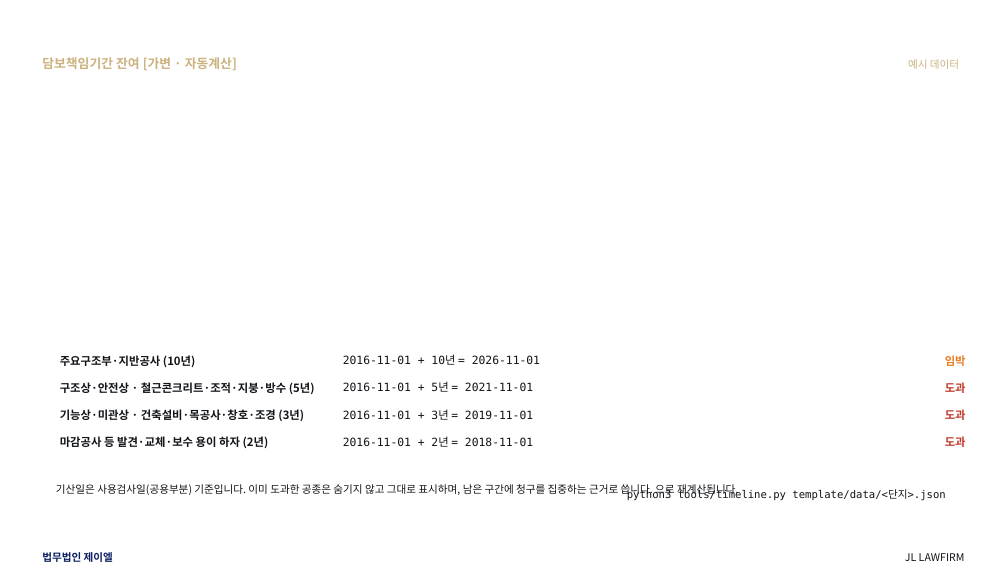
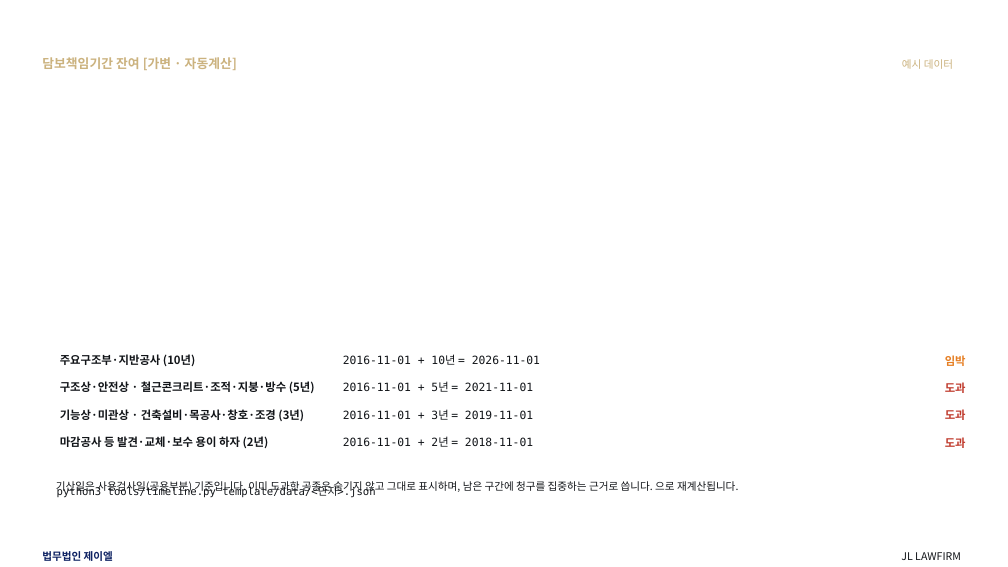
Before and after one commit to kingjin77-rgb/jl-magazine, a slide deck: slide 38 of template/design/preview/JL_하자소송_기본제안서.pptx. Drawn at 1008x567 pixels with LibreOffice and Linux fonts; fonts in the diff are those of the drawing; background and template pictures are left out. Boxes give left, top, right and bottom in pixels: in the first picture for what was removed or moved away, otherwise in the second. Text is boxed around its words. In the diff, an @@ line names an element or a change of style, - is before the commit and + after.

```diff
--- a/template/design/preview/JL_하자소송_기본제안서.pptx
+++ b/template/design/preview/JL_하자소송_기본제안서.pptx
@@ text "예시 데이터": place and size @@
-text "예시 데이터" at [908, 59, 959, 69]
+text "예시 데이터" at [902, 59, 953, 69]
@@ text "기산일은 사용검사일(공용부분) 기준입니다. 이미 도과한 ...": place and size @@
-text "기산일은 사용검사일(공용부분) 기준입니다. 이미 도과한 ..." at [56, 484, 738, 497]
+text "기산일은 사용검사일(공용부분) 기준입니다. 이미 도과한 ..." at [56, 480, 738, 494]
@@ text "python3 tools/timeline.py template/data/<단지>.json": place and size @@
-text "python3 tools/timeline.py template/data/<단지>.json" at [627, 490, 945, 501]
+text "python3 tools/timeline.py template/data/<단지>.json" at [57, 487, 375, 498]
@@ text "JL LAWFIRM": place and size @@
-text "JL LAWFIRM" at [905, 553, 965, 561]
+text "JL LAWFIRM" at [901, 552, 961, 560]
```
Also in this commit, not shown: 91 other slides changed, 2 other files.
